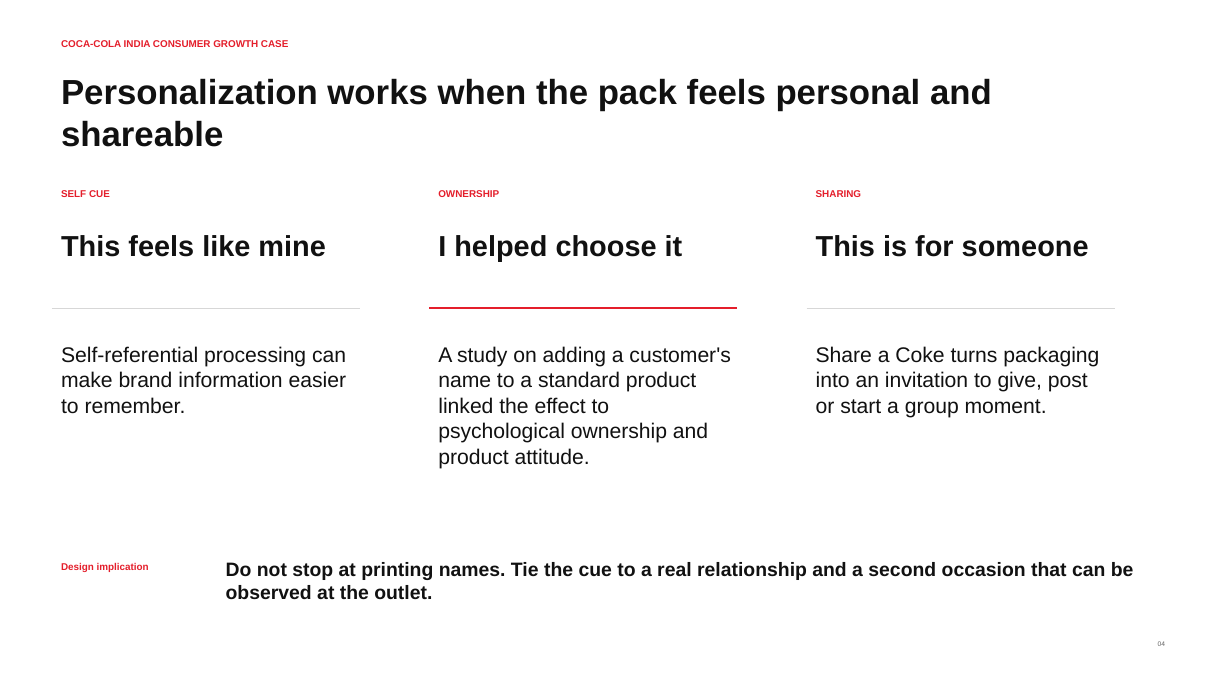
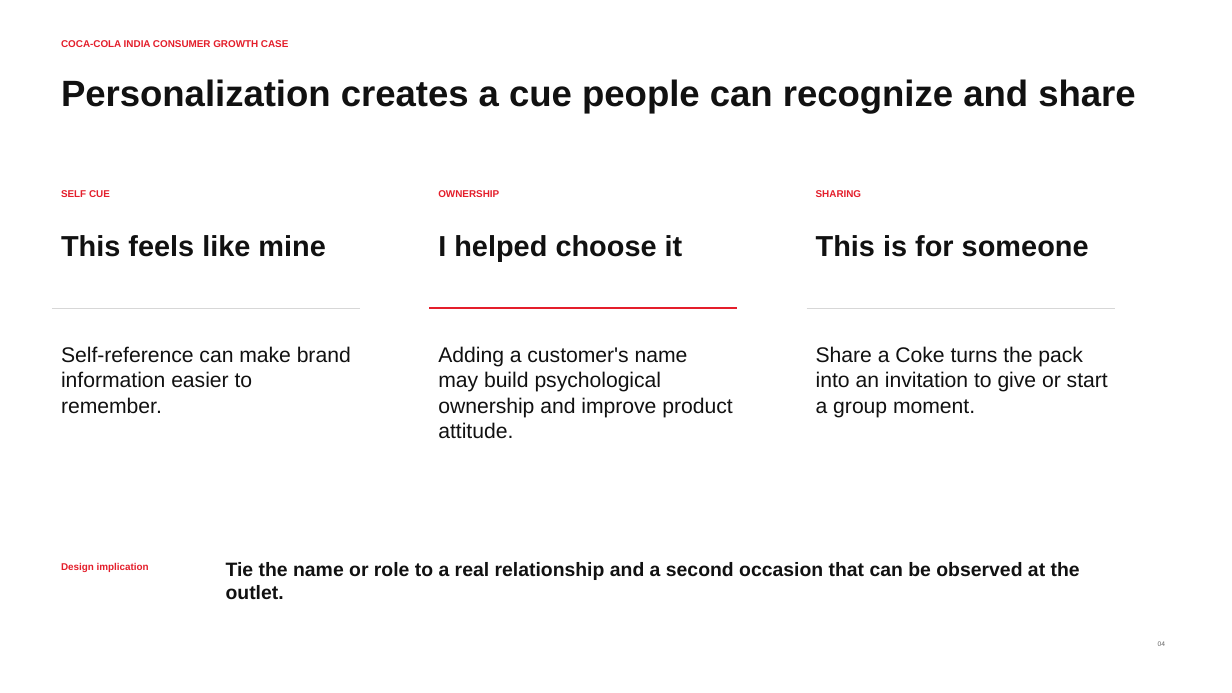
Before and after one commit to Kayofficial101/coca-cola-india-consumer-growth-case, a slide deck: slide 4 of deck/coca-cola-india-occasion-to-habit-case.pptx. Drawn at 1232x693 pixels with LibreOffice and Linux fonts; fonts in the diff are those of the drawing. Boxes give left, top, right and bottom in pixels: in the first picture for what was removed or moved away, otherwise in the second. Text is boxed around its words. In the diff, an @@ line names an element or a change of style, - is before the commit and + after.

```diff
--- a/deck/coca-cola-india-occasion-to-habit-case.pptx
+++ b/deck/coca-cola-india-occasion-to-habit-case.pptx
@@ text at [61, 79, 1135, 113]: text changed; size 27.1 to 28.5 pt @@
-Personalization works when the pack feels personal and shareable
+Personalization creates a cue people can recognize and share
@@ text at [61, 346, 351, 414]: text changed @@
-Self-referential processing can make brand information easier to remember.
+Self-reference can make brand information easier to remember.
@@ text at [438, 346, 732, 439]: text changed @@
-A study on adding a customer's name to a standard product linked the effect to psychological ownership and product attitude.
+Adding a customer's name may build psychological ownership and improve product attitude.
@@ text at [816, 346, 1108, 418]: text changed @@
-Share a Coke turns packaging into an invitation to give, post or start a group moment.
+Share a Coke turns the pack into an invitation to give or start a group moment.
@@ text at [226, 562, 1080, 600]: text changed @@
-Do not stop at printing names. Tie the cue to a real relationship and a second occasion that can be observed at the outlet.
+Tie the name or role to a real relationship and a second occasion that can be observed at the outlet.
```
Also in this commit, not shown: 9 other slides changed, 4 other files.
